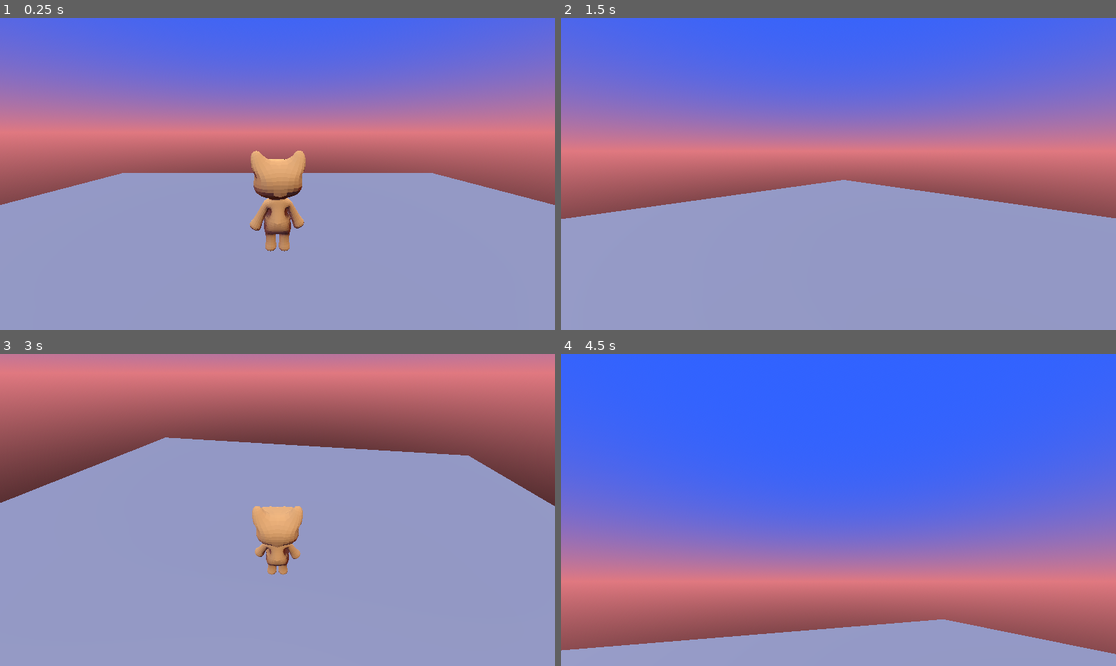
Above: before the commit, frames 1-4 (two rows, left to right).
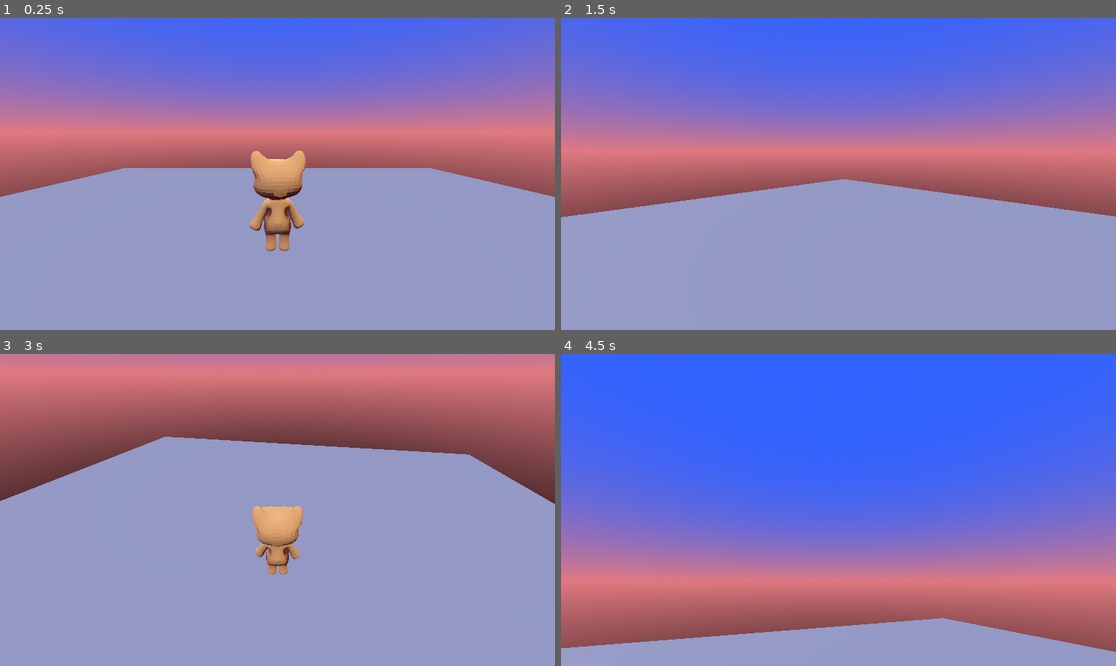
Above: after the commit, the same moments.

Repository: Spirichyels/PushyPawsClient
Game: Godot game, scene res://scenes/Screens/Test2.tscn
Two runs of this game, one before a commit and one after it. Both use one fixed random seed, a clock stepped at 60 frames per second and the inputs below.
Inputs (mouse positions are in pixels of both pictures, inside the frame that each line leads up to):
- Up to frame 1 (0.25 s): no input
- Up to frame 2 (1.5 s): tap Enter (ui_accept) at 0.5, 0.6, 0.77, 1.07 s; move the mouse to (960, 158) at 0.52 s; hold D (rightD) 0.53-1.28 s; click (960, 158) at 0.67 s; move the mouse to (727, 189) at 1.27 s; hold S (downS) from 1.28 s (still down); tap T (toggle_view) at 1.35 s; click (727, 189) at 1.42 s
- Up to frame 3 (3 s): tap Enter (ui_accept) at 1.52, 1.55, 1.82, 2, 2.1, 2.75 s; move the mouse to (333, 441) at 2.02 s; release S (downS) at 2.03 s; hold D (rightD) 2.03-2.78 s; click (333, 441) at 2.17 s; move the mouse to (249, 572) at 2.77 s; hold W (upW) from 2.78 s (still down); tap T (toggle_view) at 2.85 s; click (249, 572) at 2.92 s
- Up to frame 4 (4.5 s): tap Enter (ui_accept) at 3.02, 3.05, 3.32, 3.6, 3.77, 4.07 s; move the mouse to (1005, 556) at 3.52 s; release W (upW) at 3.53 s; hold A (leftA) from 3.53 s (still down); click (1005, 556) at 3.67 s; move the mouse to (672, 463) at 4.27 s; tap T (toggle_view) at 4.35 s; click (672, 463) at 4.42 s

The runs differ from the first frame. In frame 1, 1.6% of the frame differs, in the area x 0-100%, y 48-60%; in frame 2, 0.4%; in frame 3, 0.4%; in frame 4, 0.5%.

Commit message:
29.06.26 Обновил прыжок

Diff:
--- a/scenes/Player/player.gd
+++ b/scenes/Player/player.gd
@@ -19,6 +19,7 @@
 var old_event = null
 
 
+
 func _camera_update():
 		if is_first_person:
 			metarig.visible = false
@@ -38,12 +39,9 @@
 func _unhandled_input(event: InputEvent) -> void:
 	if event is InputEventMouseMotion:
 		rotate_y(deg_to_rad(-event.relative.x * sensitivity))
-		print("поворот")
-		print(rotation.y)
 
 		camera_pitch += event.relative.y * sensitivity
-
-		camera_pitch = clamp(camera_pitch, -90.0, 45.0)
+		camera_pitch = clamp(camera_pitch, -80.0, 80.0)
 		_camera_update()
 
 
@@ -88,4 +86,13 @@
 		velocity.z = move_toward(velocity.z, 0, SPEED)
 		$AnimationPlayer.play("Idle")
 
+	# Add the gravity.
+	if not is_on_floor():
+		velocity += get_gravity() * _delta
+
+	# Handle jump.
+	if Input.is_action_just_pressed("ui_accept") and is_on_floor():
+		$AnimationPlayer.play("Idle")
+		velocity.y = JUMP_VELOCITY
+
 	move_and_slide()
